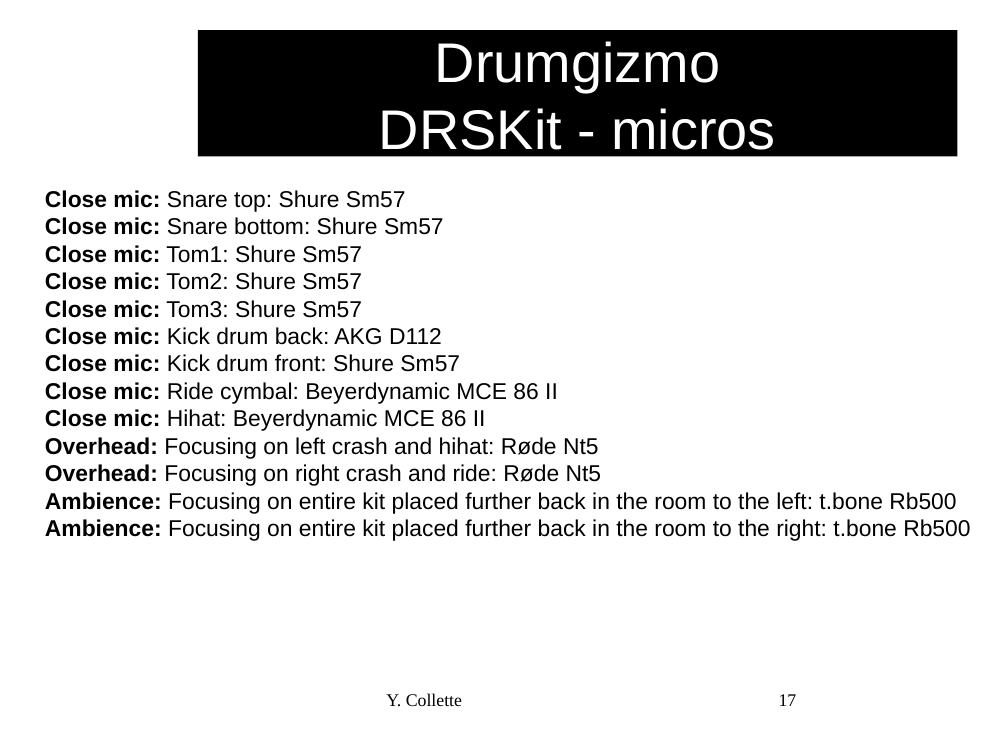
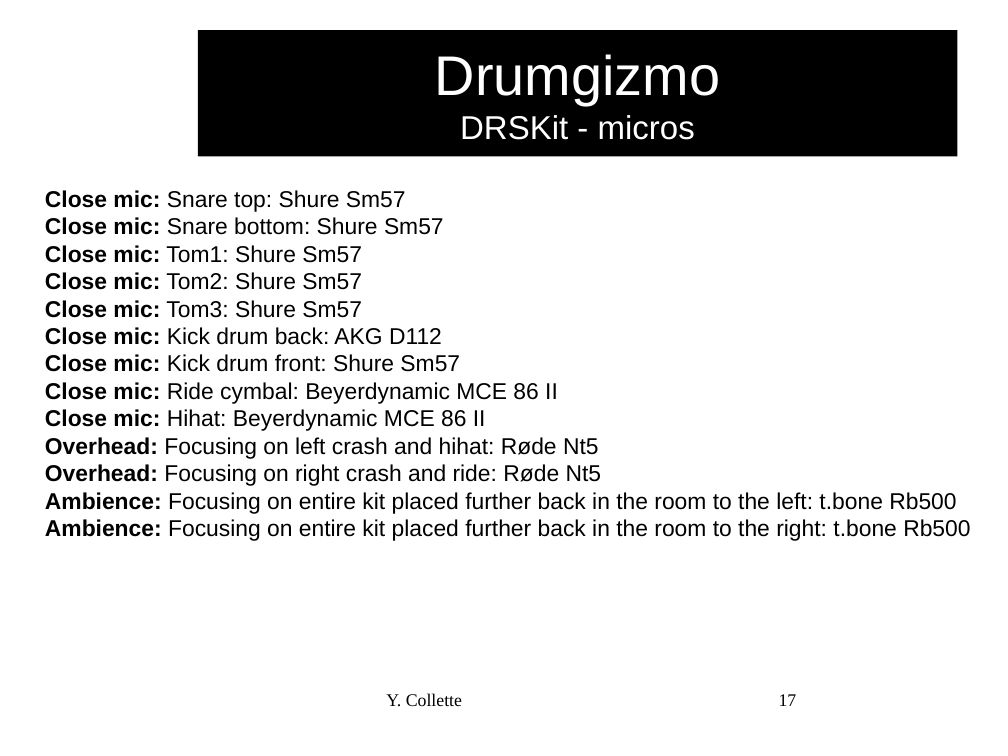
Before and after one commit to audinux/audinux.github.io, a slide deck: slide 17 of workshop/audio/Hydrogen.odp. Drawn at 1008x756 pixels with LibreOffice and Linux fonts; fonts in the diff are those of the drawing; background and template pictures are left out. Boxes give left, top, right and bottom in pixels: in the first picture for what was removed or moved away, otherwise in the second. Text is boxed around its words. In the diff, an @@ line names an element or a change of style, - is before the commit and + after.

```diff
--- a/workshop/audio/Hydrogen.odp
+++ b/workshop/audio/Hydrogen.odp
@@ title "Drumgizmo DRSKit - micros" at <box>198,30,959,156</box>: size 44 to 26 pt in "DRSKit - micros" @@
```
Also in this commit, not shown: 10 other slides changed, 23 other files.
